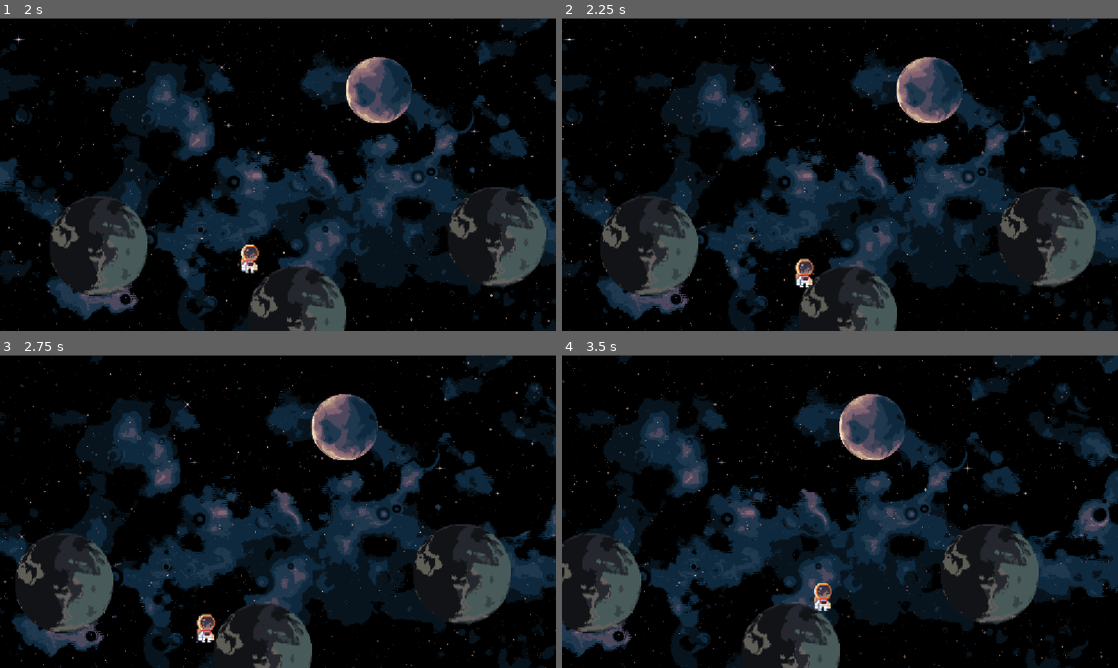
Above: before the commit, frames 1-4 (two rows, left to right).
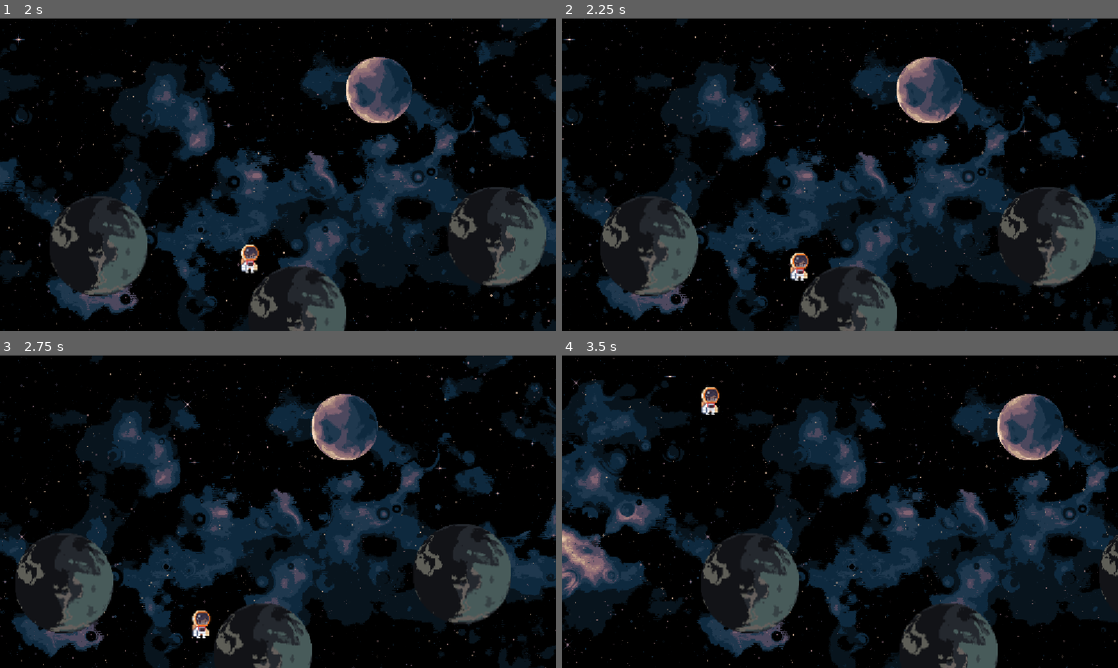
Above: after the commit, the same moments.

Repository: Zain-Abusal/Haven-Dubai
Game: Godot game, scene res://level_1.tscn
Two runs of this game, one before a commit and one after it. Both use one fixed random seed, a clock stepped at 60 frames per second and the inputs below.
Inputs:
- Up to frame 1 (2 s): tap Enter (ui_accept) at 0.5, 0.77, 1.52 s; hold Right (ui_right) from 0.53 s (still down)
- Up to frame 2 (2.25 s): release Right (ui_right) at 2.03 s; hold Left (ui_left) from 2.03 s (still down)
- Up to frame 3 (2.75 s): keep holding Left (ui_left)
- Up to frame 4 (3.5 s): release Left (ui_left) at 2.78 s; hold Right (ui_right) from 2.78 s (still down); tap Enter (ui_accept) at 3.02 s

Frame 1 is identical in both runs. In frame 2, 0.4% of the frame differs, in the area x 41-46%, y 74-87%; in frame 3, 0.4%; in frame 4, 53%, in the area x 0-100%, y 0-100%.

Commit message:
idk

Diff:
--- a/lost-in-orbit/character_body_2d.gd
+++ b/lost-in-orbit/character_body_2d.gd
@@ -2,7 +2,7 @@
 
 
 const SPEED = 150.0
-const JUMP_VELOCITY = -230.0
+const JUMP_VELOCITY = -250.0
 const Gravity = 200.0
 
 func _physics_process(delta: float) -> void:
--- a/lost-in-orbit/level_1.tscn
+++ b/lost-in-orbit/level_1.tscn
@@ -12,8 +12,20 @@
 [ext_resource type="Texture2D" uid="uid://ciki3w70y6men" path="res://Sprite/Explorer/idle_shoot(64,64).png" id="5_1pe0h"]
 [ext_resource type="Texture2D" uid="uid://cm87gyuc7ta0b" path="res://Sprite/Explorer/idle_walk(64,64).png" id="6_27bay"]
 
-[sub_resource type="CircleShape2D" id="CircleShape2D_8vrlf"]
-radius = 43.997116
+[sub_resource type="RectangleShape2D" id="RectangleShape2D_27bay"]
+size = Vector2(80.00004, 70.67311)
+
+[sub_resource type="RectangleShape2D" id="RectangleShape2D_sof0w"]
+size = Vector2(92.19516, 87.01923)
+
+[sub_resource type="RectangleShape2D" id="RectangleShape2D_1pe0h"]
+size = Vector2(73.65852, 77.40386)
+
+[sub_resource type="RectangleShape2D" id="RectangleShape2D_ggavl"]
+size = Vector2(83.902466, 79.80768)
+
+[sub_resource type="RectangleShape2D" id="RectangleShape2D_ubhxj"]
+size = Vector2(77.560974, 77.40385)
 
 [sub_resource type="CircleShape2D" id="CircleShape2D_0sxyj"]
 radius = 71.44928
@@ -489,7 +501,9 @@
 [node name="Area2D" type="StaticBody2D" parent="Bg/Debris" unique_id=1327772638]
 
 [node name="CollisionShape2D" type="CollisionShape2D" parent="Bg/Debris/Area2D" unique_id=647668467]
-shape = SubResource("CircleShape2D_8vrlf")
+position = Vector2(-1.4634094, -3.125)
+scale = Vector2(0.9999992, 0.9999992)
+shape = SubResource("RectangleShape2D_27bay")
 
 [node name="Debris2" type="Sprite2D" parent="Bg" unique_id=588555689]
 position = Vector2(392.99994, 145.00002)
@@ -500,7 +514,9 @@
 [node name="Area2D" type="StaticBody2D" parent="Bg/Debris2" unique_id=651433446]
 
 [node name="CollisionShape2D" type="CollisionShape2D" parent="Bg/Debris2/Area2D" unique_id=718270038]
-shape = SubResource("CircleShape2D_8vrlf")
+position = Vector2(2.1951904, 7.4519043)
+scale = Vector2(0.9999998, 0.9999998)
+shape = SubResource("RectangleShape2D_sof0w")
 
 [node name="Debris3" type="Sprite2D" parent="Bg" unique_id=1477799159]
 position = Vector2(-431.00003, 17)
@@ -511,7 +527,9 @@
 [node name="Area2D" type="StaticBody2D" parent="Bg/Debris3" unique_id=2037604134]
 
 [node name="CollisionShape2D" type="CollisionShape2D" parent="Bg/Debris3/Area2D" unique_id=412108833]
-shape = SubResource("CircleShape2D_8vrlf")
+position = Vector2(-3.1707077, -1.6826935)
+scale = Vector2(0.9999998, 0.9999998)
+shape = SubResource("RectangleShape2D_1pe0h")
 
 [node name="Bg2" type="Sprite2D" parent="." unique_id=1993302888]
 position = Vector2(1729, 327)
@@ -526,7 +544,9 @@
 [node name="Area2D" type="StaticBody2D" parent="Bg2/Debris" unique_id=1439934762]
 
 [node name="CollisionShape2D" type="CollisionShape2D" parent="Bg2/Debris/Area2D" unique_id=479454896]
-shape = SubResource("CircleShape2D_8vrlf")
+position = Vector2(3.4146118, 3.846161)
+scale = Vector2(0.9999998, 0.9999998)
+shape = SubResource("RectangleShape2D_ggavl")
 
 [node name="Debris2" type="Sprite2D" parent="Bg2" unique_id=1941449358]
 position = Vector2(65.99994, 124.999985)
@@ -537,7 +557,9 @@
 [node name="Area2D" type="StaticBody2D" parent="Bg2/Debris2" unique_id=1970636958]
 
 [node name="CollisionShape2D" type="CollisionShape2D" parent="Bg2/Debris2/Area2D" unique_id=509978469]
-shape = SubResource("CircleShape2D_8vrlf")
+position = Vector2(4.6341553, 5.0480347)
+scale = Vector2(0.9999998, 0.9999998)
+shape = SubResource("RectangleShape2D_ubhxj")
 
 [node name="Debris3" type="StaticBody2D" parent="Bg2" unique_id=1145003264]
 metadata/_edit_group_ = true
